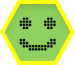
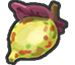
Two versions of the same layered image (75px x 65px). Layer-by-layer changes:
added group "Mutations" with 5 layers above "Event" over box(5, 0, 69, 65)
added layer "Attack" in group "Mutations" over box(5, 0, 69, 65)
hid "Digital" over box(19, 17, 56, 51)
hid "Gifted-Event" over box(0, 0, 75, 65)
